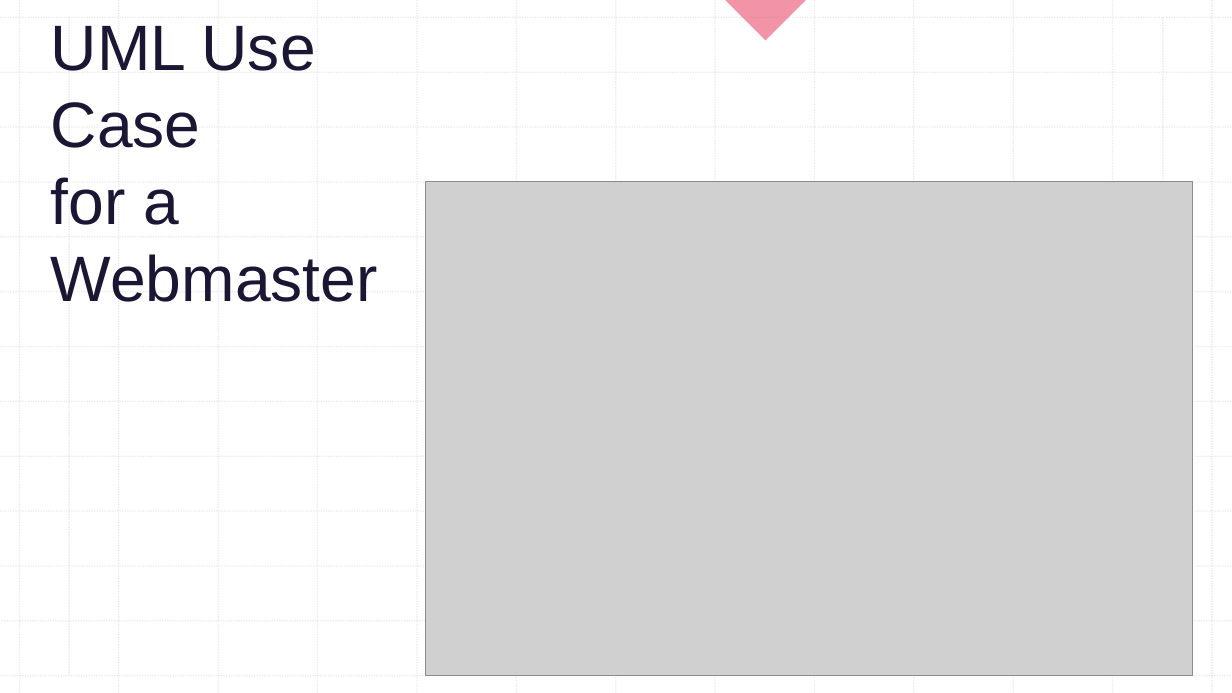
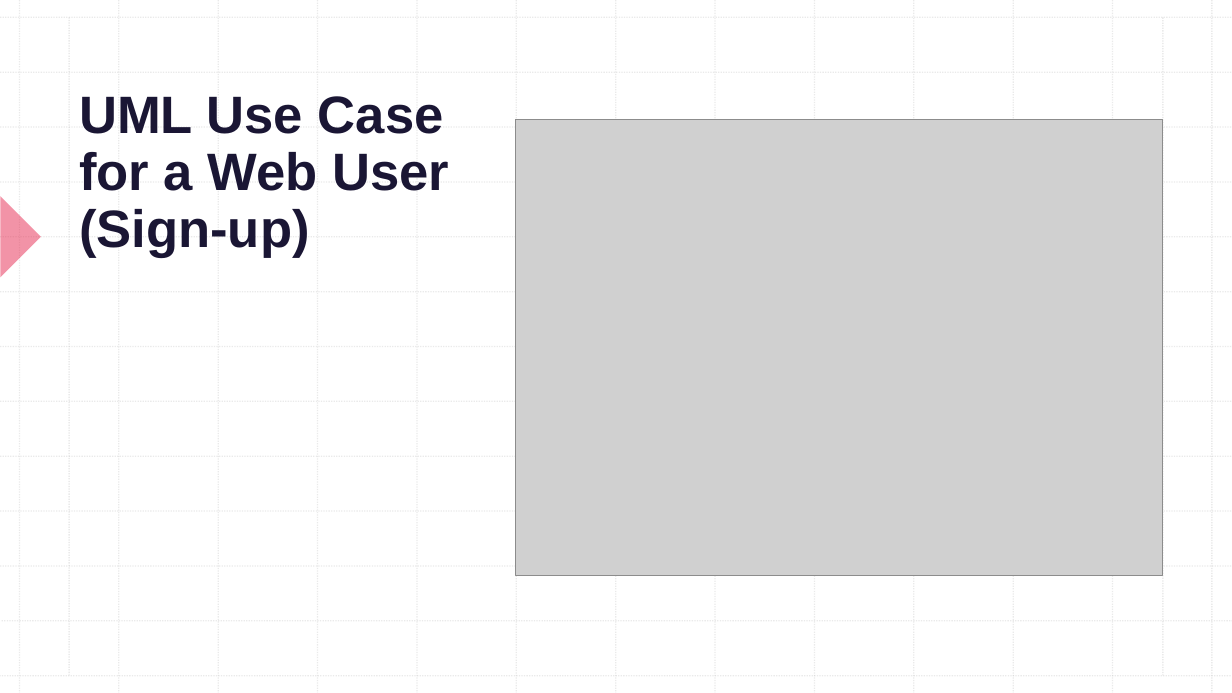
Before and after one commit to CSC-4350-TR-SP2023/Team3, a slide deck: slide 5 of docs/Graphical_Passwords.pptx (slide 6 before the commit). Drawn at 1232x693 pixels with LibreOffice and Linux fonts; fonts in the diff are those of the drawing; grey boxes stand for pictures. Boxes give left, top, right and bottom in pixels: in the first picture for what was removed or moved away, otherwise in the second. Text is boxed around its words. In the diff, an @@ line names an element or a change of style, - is before the commit and + after.

```diff
--- a/docs/Graphical_Passwords.pptx
+++ b/docs/Graphical_Passwords.pptx
@@ right triangle removed at [725,0,806,41] @@
@@ title at [79,96,449,258]: text changed; size 50 to 41 pt; bold on @@
-UML Use Case
-for a Webmaster
+UML Use Case
+for a Web User (Sign-up)
@@ picture: place and size @@
-picture at [425,182,1192,676]
+picture at [516,119,1163,576]
@@ right triangle: place and size @@
-right triangle at [0,252,41,333]
+right triangle at [0,196,41,277]
@@ group removed at [0,0,1232,693]: 25 lines @@
```
Also in this commit, not shown: 4 other slides changed, 3 slides added.
